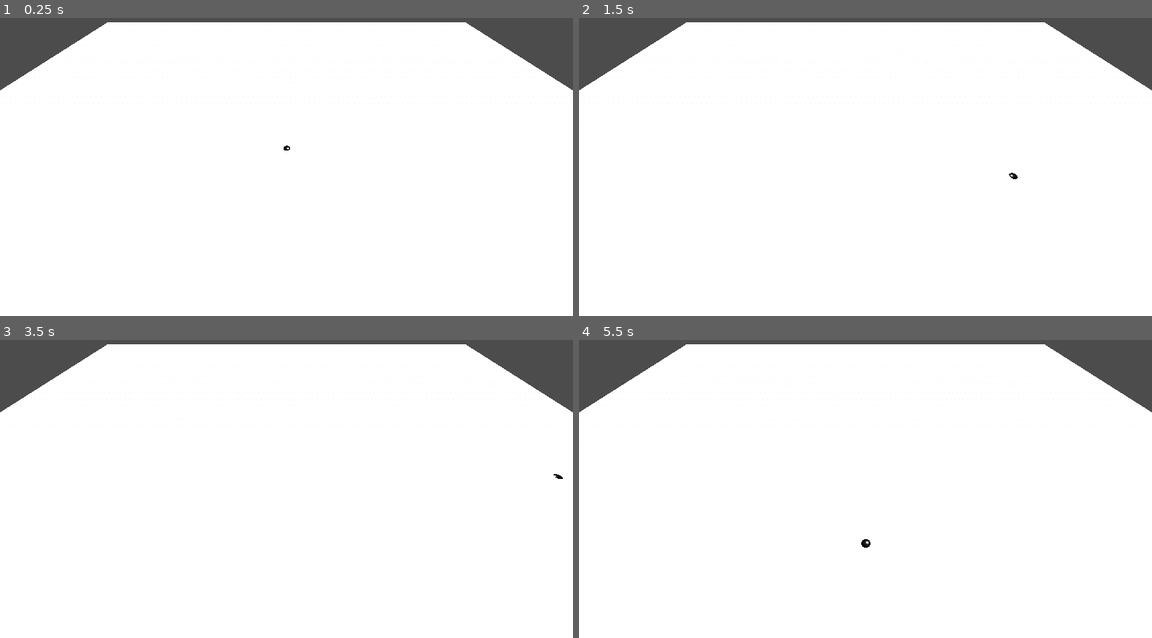
Above: before the commit, frames 1-4 (two rows, left to right).
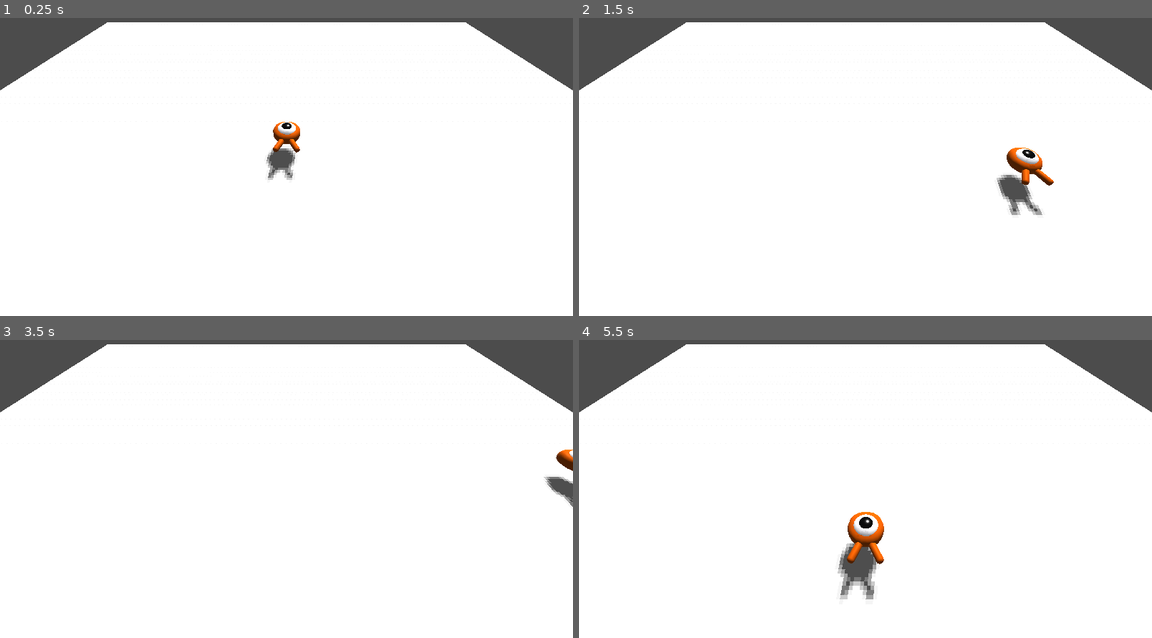
Above: after the commit, the same moments.

Repository: andreaszdw/test-godot
Game: Godot game, scene res://Main.tscn
Same seed, same stepped clock (60 frames per second), same inputs: the game is played once before the commit and once after it. The project has no main scene, so this scene is started directly.
Inputs:
- Up to frame 1 (0.25 s): no input
- Up to frame 2 (1.5 s): tap Enter at 0.5 s; hold D (move_right) 0.53-1.28 s; hold S (move_back) from 1.28 s (still down)
- Up to frame 3 (3.5 s): release S (move_back) at 2.03 s; hold D (move_right) 2.03-2.78 s; tap Space at 2.75 s; hold W (move_forward) from 2.78 s (still down)
- Up to frame 4 (5.5 s): release W (move_forward) at 3.53 s; hold A (move_left) 3.53-5.03 s; hold S (move_back) from 5.03 s (still down)

The runs differ from the first frame. In frame 1, 0.7% of the frame differs, in the area x 46-53%, y 34-55%; in frame 2, 1.1%; in frame 3, 0.4%; in frame 4, 1.5%, in the area x 45-54%, y 57-88%.

Commit message:
litlle confused

Diff:
--- a/3d/Main.tscn
+++ b/3d/Main.tscn
@@ -25,6 +25,7 @@
 shadow_enabled = true
 
 [node name="Player" parent="." instance=ExtResource( 1 )]
+transform = Transform( 1, 0, 0, 0, 1, 0, 0, 0, 1, 0, 1.67683, 0 )
 
 [node name="CameraPivot" type="Position3D" parent="."]
 transform = Transform( 1, 0, 0, 0, 0.707107, 0.707107, 0, -0.707107, 0.707107, 0, 0, 0 )
--- a/3d/Player.gd
+++ b/3d/Player.gd
@@ -2,7 +2,7 @@
 
 export var speed = 14
 
-export var fall_accelaration = 75
+export var fall_accelaration = 0 #75
 
 var velocity = Vector3.ZERO
 
